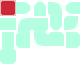
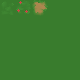
Layer changes from the first 80px x 80px image to the second:
added layer "floor" above "Roof1" over [0, 0, 80, 80]
hid "Layer" over [0, 0, 80, 64]
